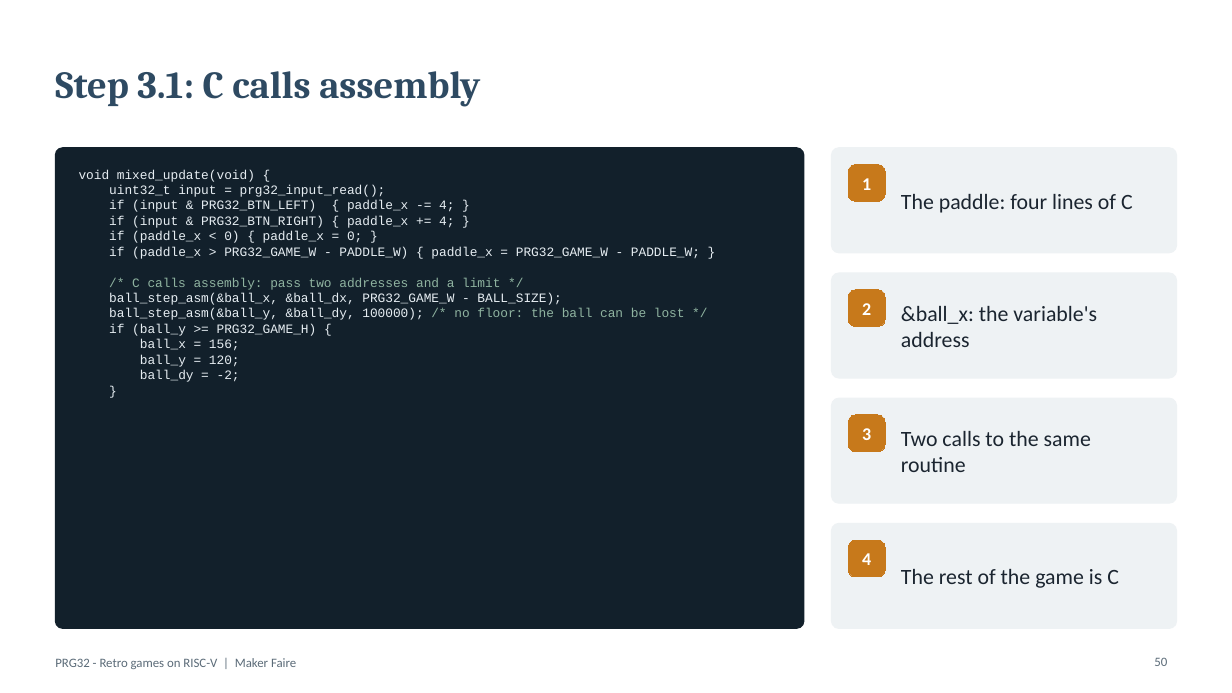
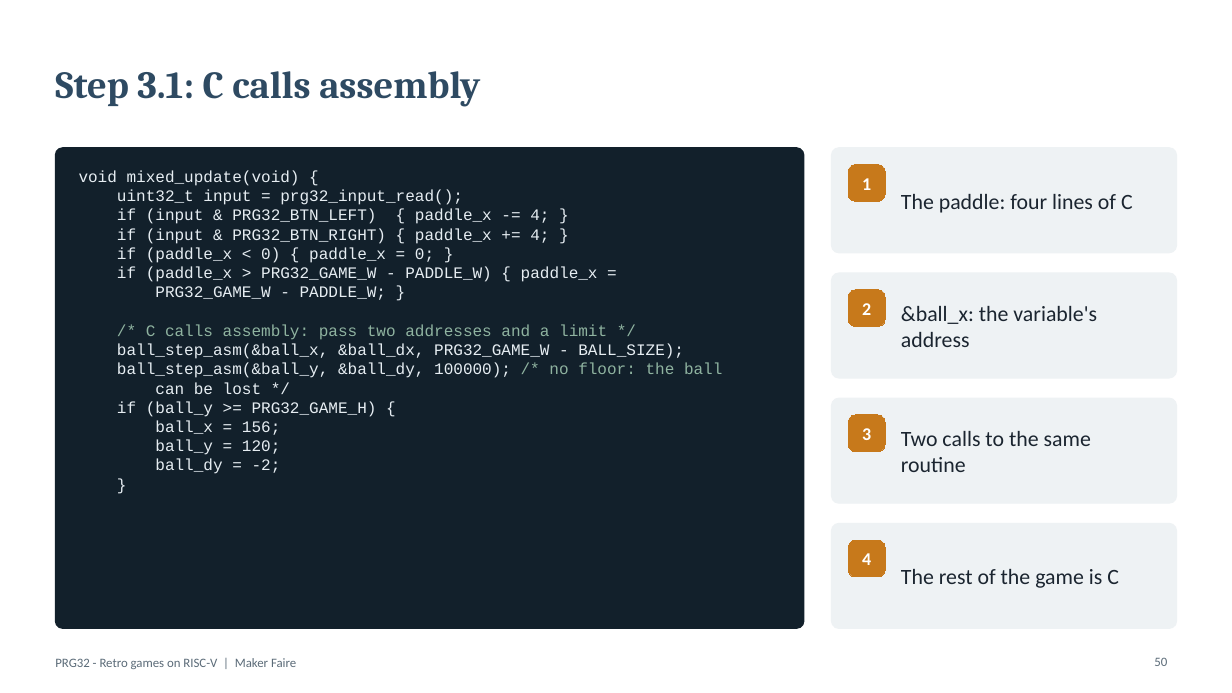
Before and after one commit to riscv-prg32/Playing-with-RISC-V_PRG32_textbook, a slide deck: slide 50 of workshops/Maker_Faire/PRG32_Maker_Faire_EN.pptx. Drawn at 1232x693 pixels with LibreOffice and Linux fonts; fonts in the diff are those of the drawing. Boxes give left, top, right and bottom in pixels: in the first picture for what was removed or moved away, otherwise in the second. Text is boxed around its words. In the diff, an @@ line names an element or a change of style, - is before the commit and + after.

```diff
--- a/workshops/Maker_Faire/PRG32_Maker_Faire_EN.pptx
+++ b/workshops/Maker_Faire/PRG32_Maker_Faire_EN.pptx
@@ text at [79, 170, 684, 474]: size 10 to 12.5 pt in "void mixed_update(void) {", "uint32_t input = prg32_input_read();", "if (input & PRG32_BTN_LEFT) { paddle_x -= ...", "if (input & PRG32_BTN_RIGHT) { paddle_x += ..." and 8 more places @@
@@ text at [117, 266, 598, 300]: text changed; size 10 to 12.5 pt @@
-if (paddle_x > PRG32_GAME_W - PADDLE_W) { paddle_x = PRG32_GAME_W - PADDLE_W; }
+if (paddle_x > PRG32_GAME_W - PADDLE_W) { paddle_x =
+PRG32_GAME_W - PADDLE_W; }
@@ text at [117, 362, 722, 394]: text changed; size 10 to 12.5 pt @@
-ball_step_asm(&ball_y, &ball_dy, 100000); /* no floor: the ball can be lost */
+ball_step_asm(&ball_y, &ball_dy, 100000); /* no floor: the ball
+can be lost */
```
Also in this commit, not shown: 6 other slides changed, 43 other files.
